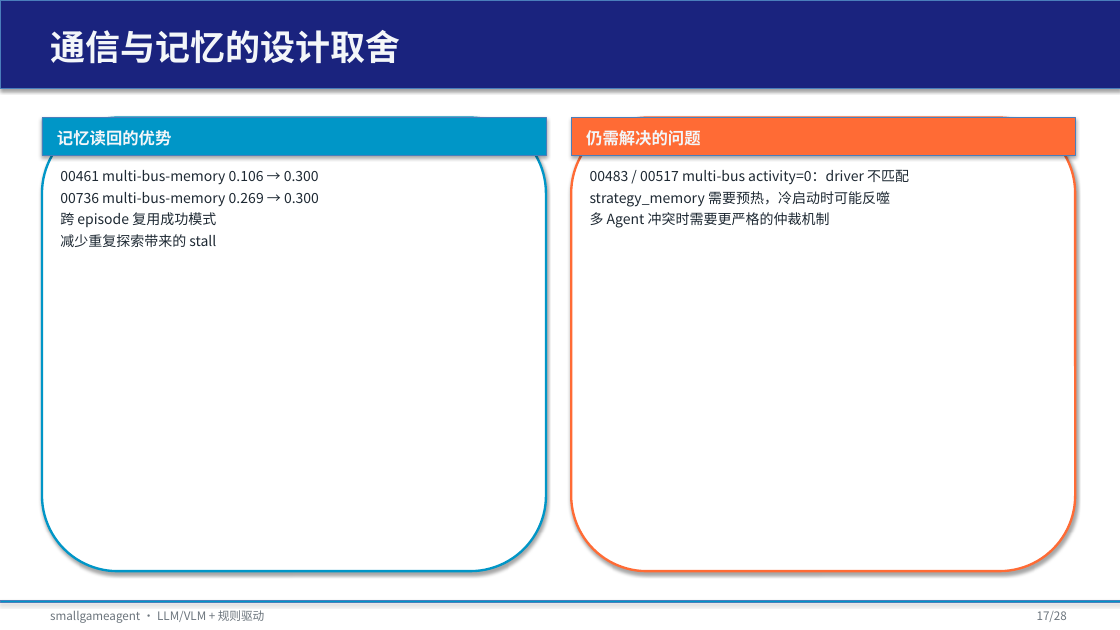
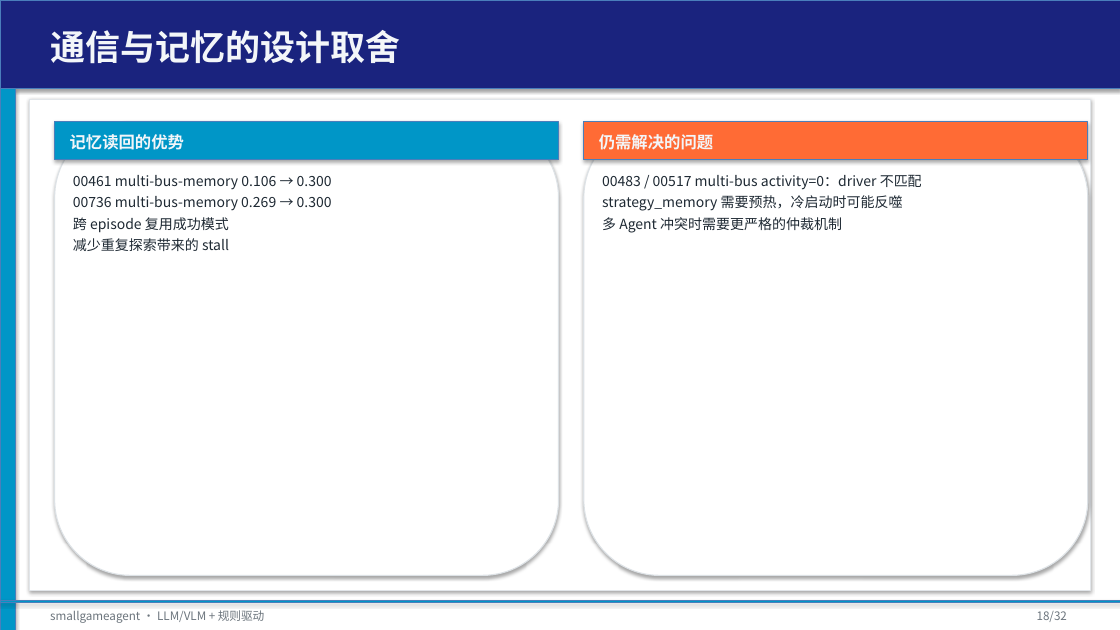
Before and after one commit to tzhazuma/smallgameagent, a slide deck: slide 18 of reports/smallgameagent_report.pptx (slide 17 before the commit). Drawn at 1120x630 pixels with LibreOffice and Linux fonts; fonts in the diff are those of the drawing. Boxes give left, top, right and bottom in pixels: in the first picture for what was removed or moved away, otherwise in the second. Text is boxed around its words. In the diff, an @@ line names an element or a change of style, - is before the commit and + after.

Commit message:
feat: beautify PPT, add rule-update trigger design, update cloud provider status with opencodego

```diff
--- a/reports/smallgameagent_report.pptx
+++ b/reports/smallgameagent_report.pptx
@@ rectangle added at box(0, 88, 15, 630), fill #0096C7, outline #4B7EBC 0.75 pt @@
@@ rectangle added at box(29, 99, 1091, 591), fill #FFFFFF, outline #E1E5E9 1 pt @@
@@ rounded rectangle at box(55, 122, 559, 576): outline #0096C7 2 pt to #DDE2E6 1 pt @@
@@ text "记忆读回的优势": place and size @@
-text "记忆读回的优势" at box(57, 130, 171, 146)
+text "记忆读回的优势" at box(70, 134, 184, 150)
@@ 3 texts, 2 rectangles, 2 rounded rectangles: place and size @@
-3 texts, 2 rectangles, 2 rounded rectangles at box(42, 118, 1075, 571)
+3 texts, 2 rectangles, 2 rounded rectangles at box(55, 122, 1088, 576)
@@ rounded rectangle at box(584, 122, 1088, 576): outline #FF6B35 2 pt to #DDE2E6 1 pt @@
@@ text at box(1037, 611, 1067, 622): text changed @@
-17/28
+18/32
```
Also in this commit, not shown: 26 other slides changed, 5 slides added, 1 slide removed, 8 other files.
